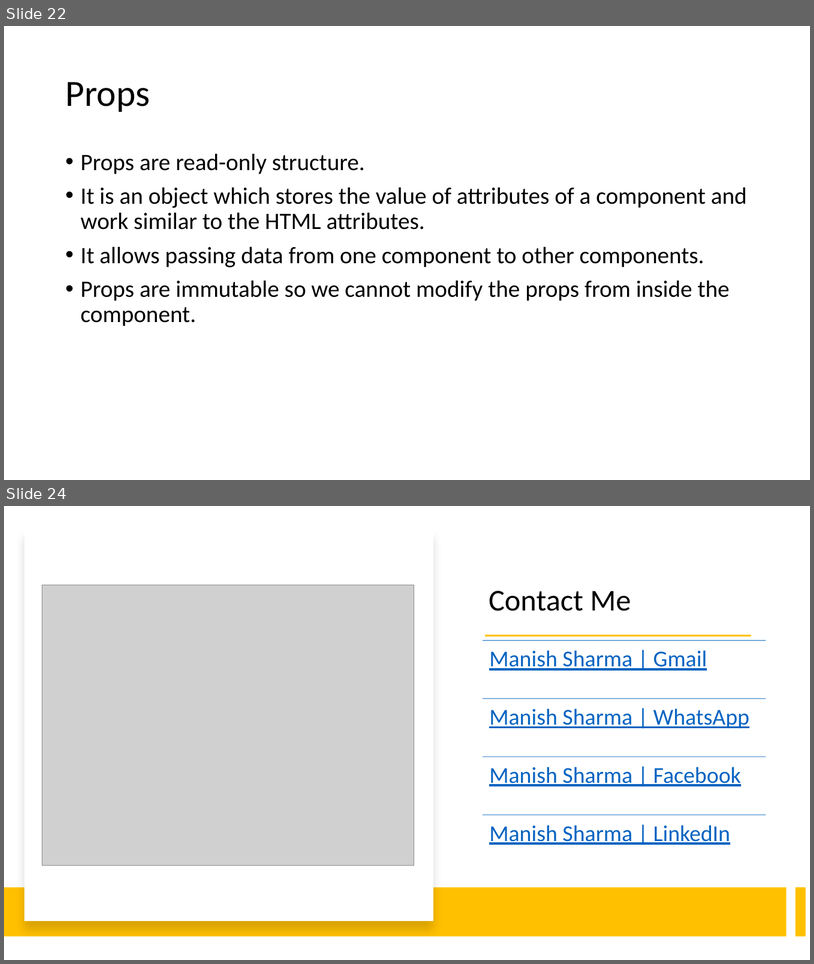
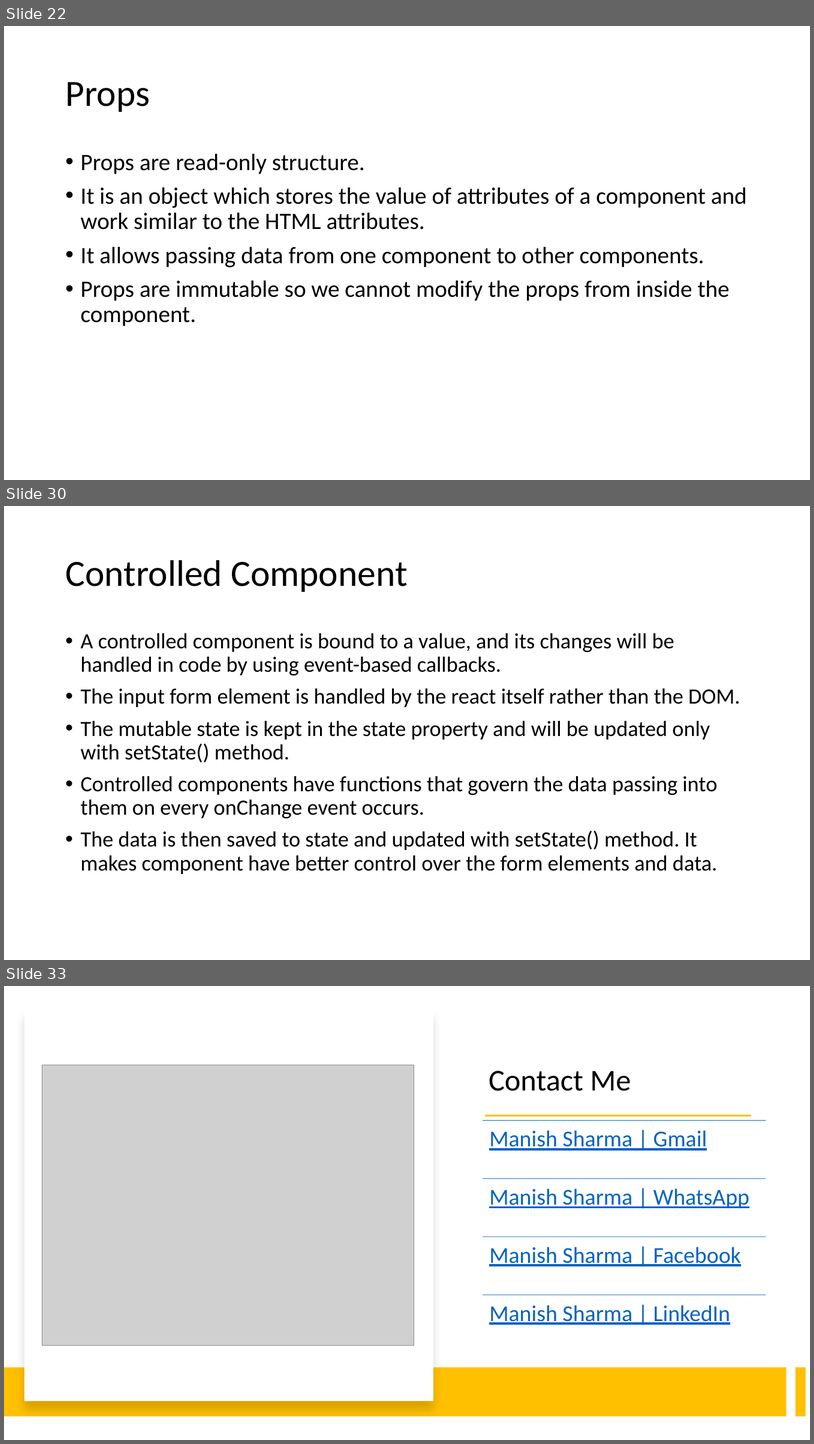
Before and after one commit to rath321/react-training-aug, a slide deck: Notes/React.pptx. Shown one above the other, each under a label of ours: slides 22 and 24 before the commit, slides 22, 30 and 33 after it; the slides between them are not shown. The pictures are 814x964 and 814x1444 pixels, drawn with LibreOffice and Linux fonts; fonts in the diff are those of the drawing; grey boxes stand for pictures. Boxes give left, top, right and bottom in pixels: in the first picture for what was removed or moved away, otherwise in the second. Text is boxed around its words. In the diff, an @@ line names an element or a change of style, - is before the commit and + after.

```diff
--- a/Notes/React.pptx
+++ b/Notes/React.pptx
@@ slide 30 added at bbox=[4, 506, 810, 960], background #FFFFFF @@
@@ title added at bbox=[65, 560, 408, 592], 44 pt, text #000000 @@
+Controlled Component
@@ text added at bbox=[81, 633, 740, 874], 25.9 pt, text #000000 @@
+• A controlled component is bound to a value, and its changes will be handled in code by using event-based callbacks.
+• The input form element is handled by the react itself rather than the DOM.
+• The mutable state is kept in the state property and will be updated only with setState() method.
+• Controlled components have functions that govern the data passing into them on every onChange event occurs.
+• The data is then saved to state and updated with setState() method. It makes component have better control over the form elements and data.
@@ what was slide 24 is now slide 33 @@
```
Also in this commit, not shown: 8 other slides added, 20 other files.
